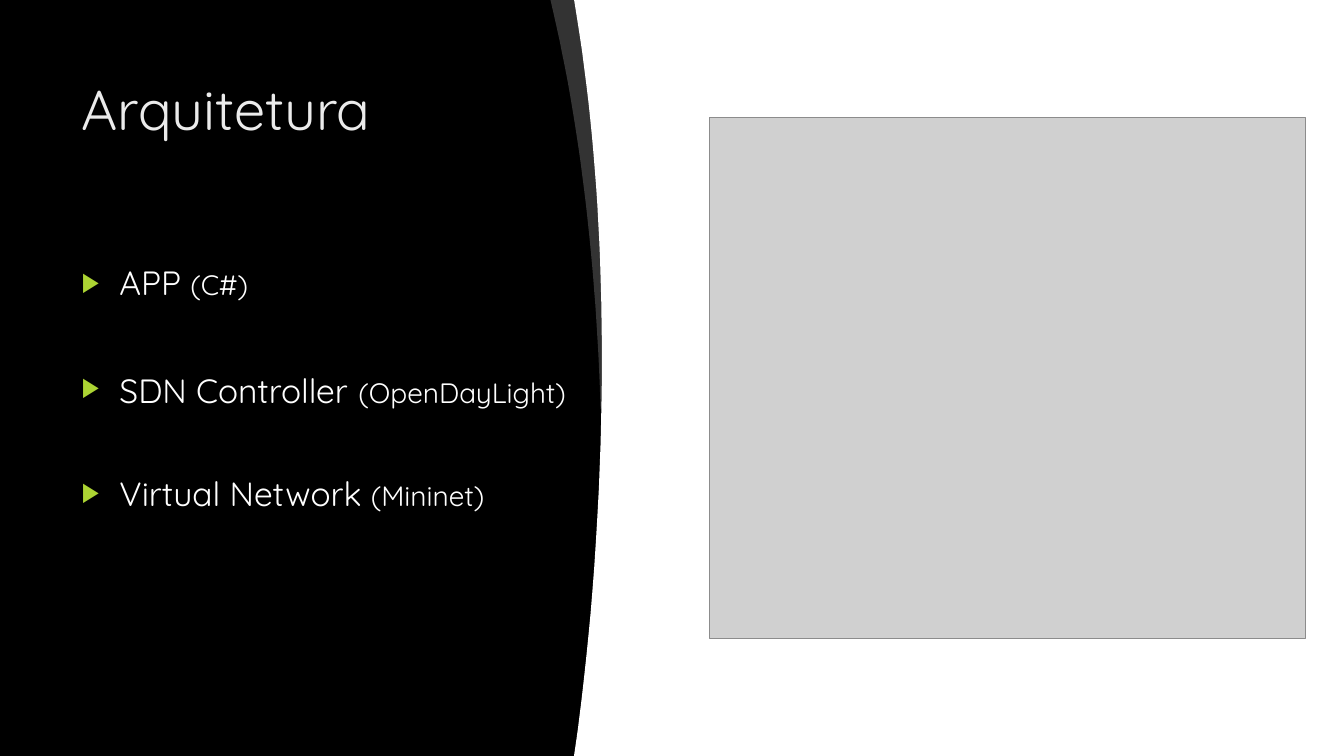
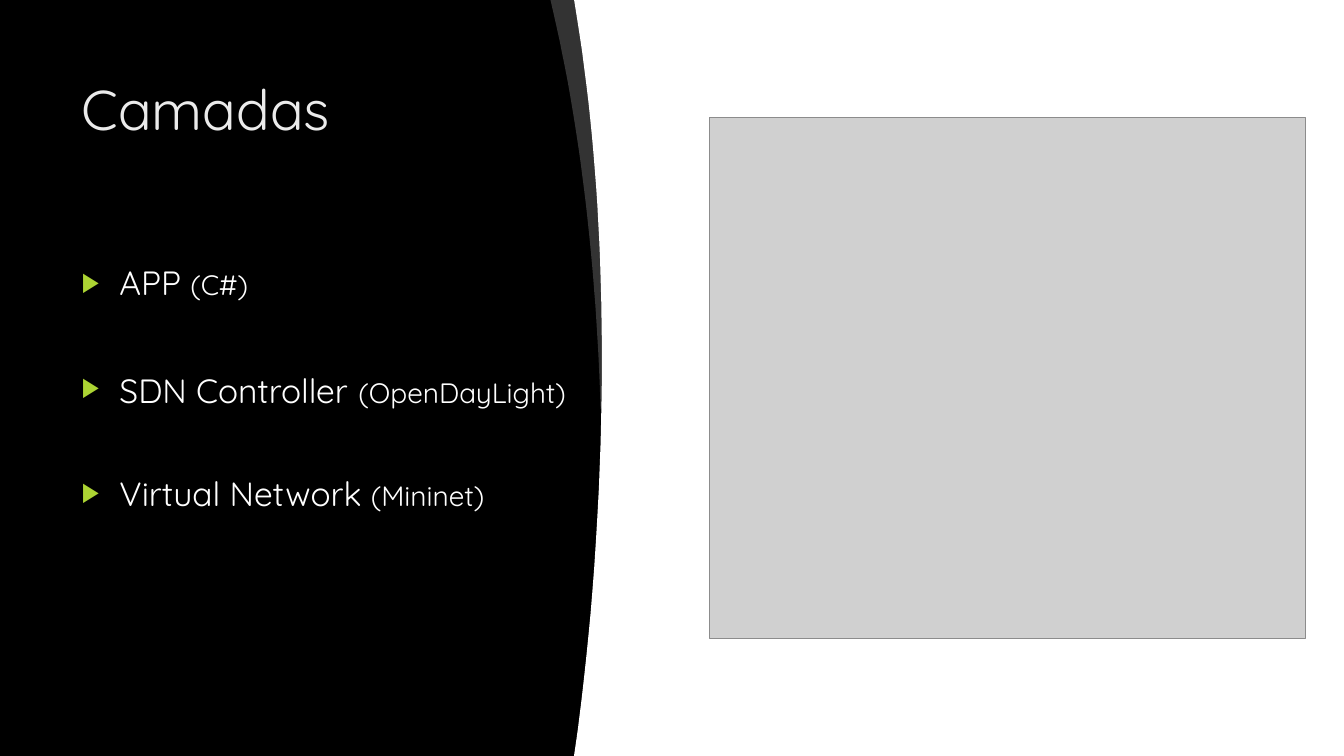
Before and after one commit to salomondeep/bubbles, a slide deck: slide 3 of Apresentacao LTI.pptx. Drawn at 1344x756 pixels with LibreOffice and Linux fonts; fonts in the diff are those of the drawing; grey boxes stand for pictures; background and template pictures are left out. Boxes give left, top, right and bottom in pixels: in the first picture for what was removed or moved away, otherwise in the second. Text is boxed around its words. In the diff, an @@ line names an element or a change of style, - is before the commit and + after.

```diff
--- a/Apresentacao LTI.pptx
+++ b/Apresentacao LTI.pptx
@@ text at (82,88,331,131): text changed @@
-Arquitetura
+Camadas
```
Also in this commit, not shown: 1 other slide changed.
